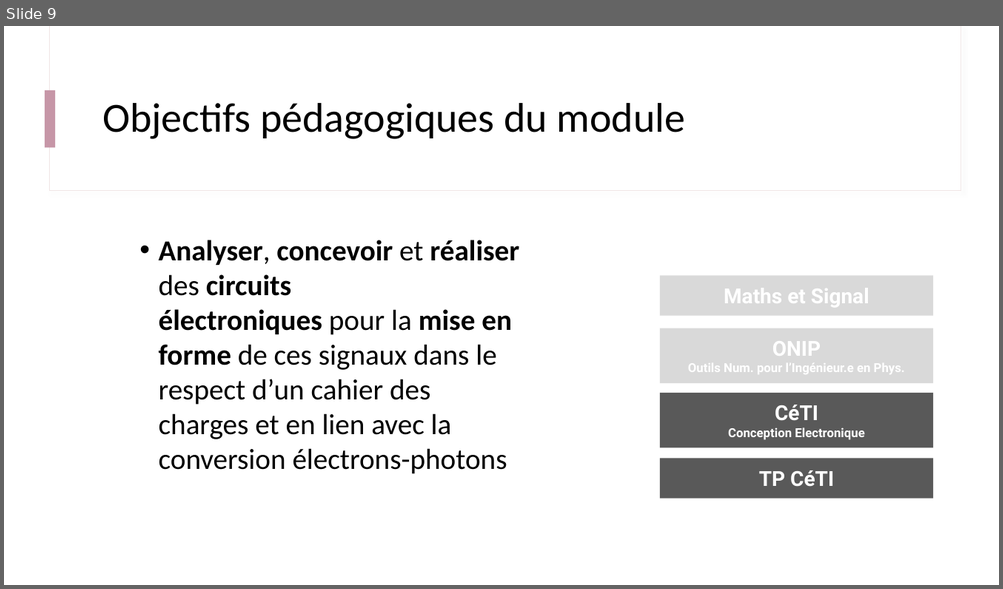
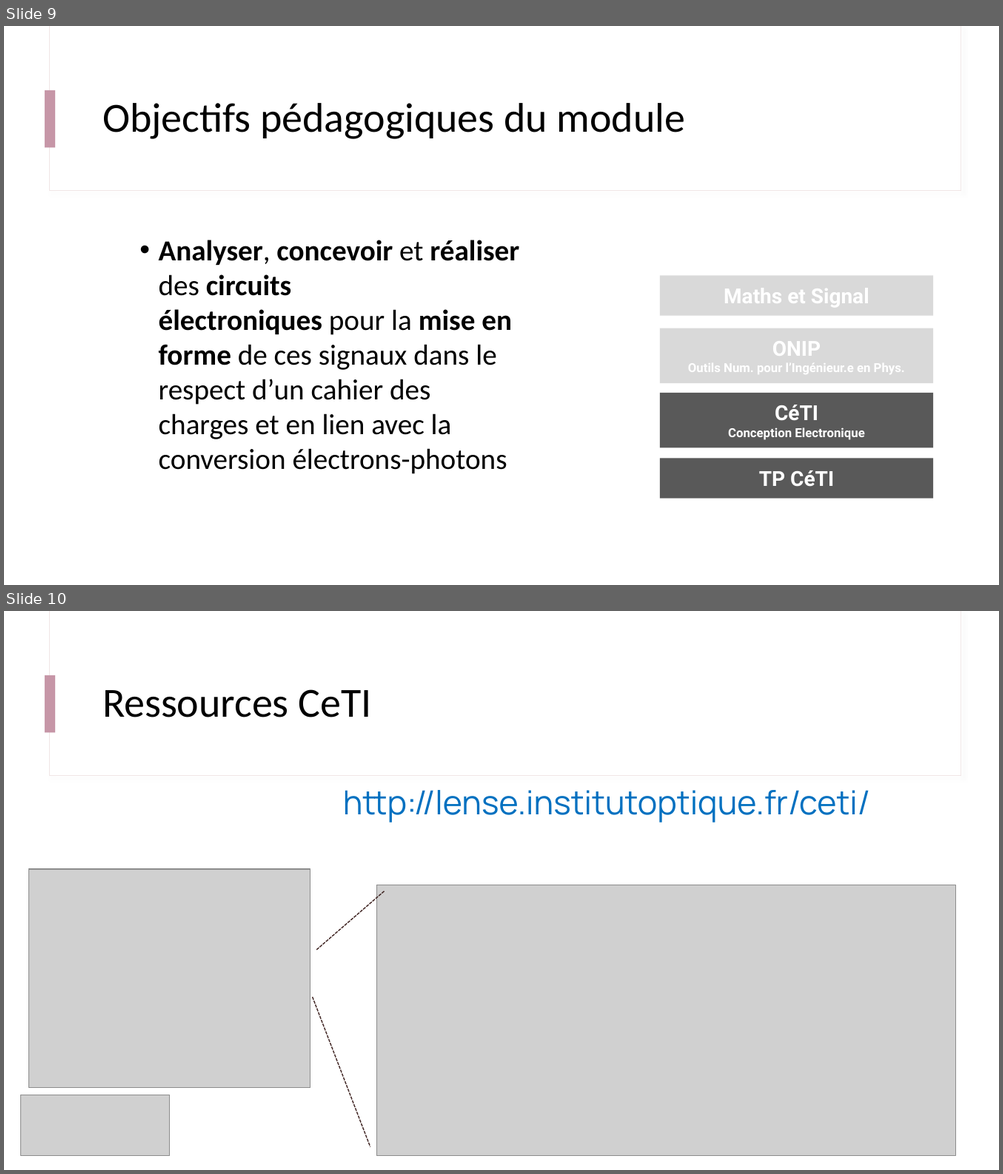
Before and after one commit to IOGS-Digital-Methods/semester-5, a slide deck: CeTI/b0_intro/B0_1_CeTI.pptx. Shown one above the other, each under a label of ours: slide 9 before the commit, slides 9 and 10 after it. The pictures are 1003x589 and 1003x1174 pixels, drawn with LibreOffice and Linux fonts; fonts in the diff are those of the drawing; grey boxes stand for pictures. Boxes give left, top, right and bottom in pixels: in the first picture for what was removed or moved away, otherwise in the second. Text is boxed around its words. In the diff, an @@ line names an element or a change of style, - is before the commit and + after.

```diff
--- a/CeTI/b0_intro/B0_1_CeTI.pptx
+++ b/CeTI/b0_intro/B0_1_CeTI.pptx
@@ slide 10 added at (4,611,999,1170), background #FFFFFF; not listed: 3 template elements that a slide beside it also shows @@
@@ title added at (102,689,371,718), 40 pt, text #000000 @@
+Ressources CeTI
@@ text added at (343,790,870,823), 32 pt, text #0070C0 @@
+  http://lense.institutoptique.fr/ceti/
@@ picture added at (28,869,310,1088) @@
@@ line added from (316, 950) to (384, 891), #412624 1 pt dashed @@
@@ picture added at (376,885,956,1156) @@
@@ line added from (312, 997) to (370, 1147), #412624 1 pt dashed @@
@@ picture added at (20,1095,170,1156) @@
```
Also in this commit, not shown: 9 slides changed, 6 other files.
